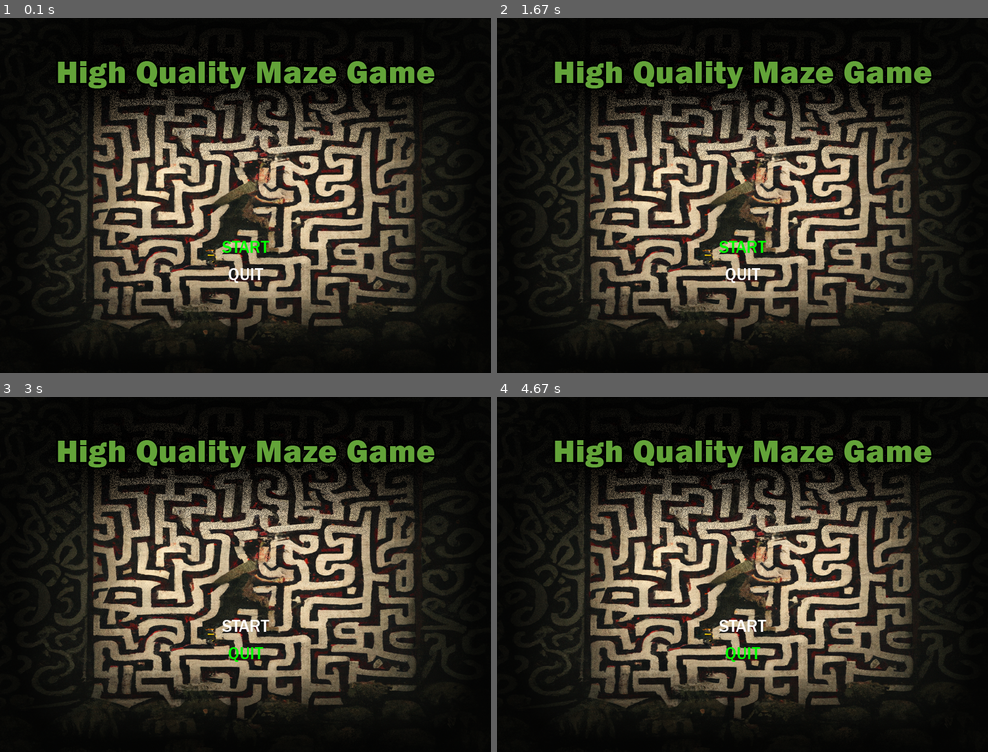
Above: before the commit, frames 1-4 (two rows, left to right).
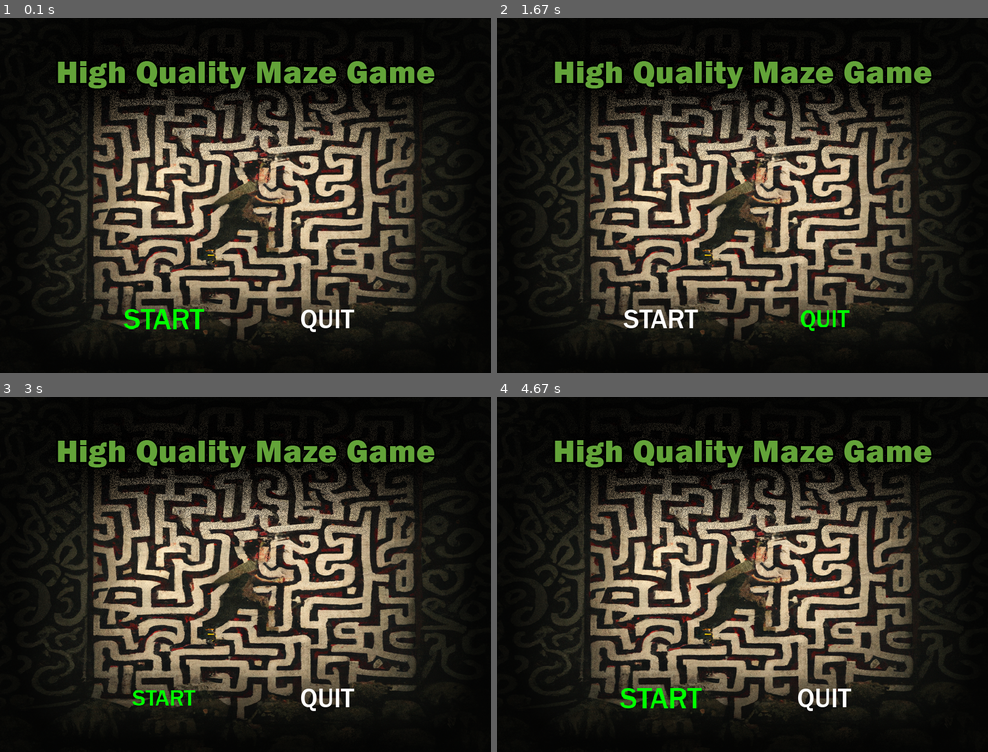
Above: after the commit, the same moments.

Repository: orokro/PyGame-Maze
Game: pygame game, started from PlayMazeGame.py
The game is run twice, just before and just after one commit, with the same random seed, the same clock (stepped at 60 frames per second) and the same inputs.
Inputs:
- Up to frame 1 (0.1 s): no input
- Up to frame 2 (1.67 s): tap Enter at 0.33 s; tap 3 at 0.67 s; tap 1 at 1 s; hold Right from 1.33 s (still down)
- Up to frame 3 (3 s): release Right at 1.8 s; hold Up 1.83-2.13 s; hold Right 2.17-2.63 s; hold Left from 2.67 s (still down)
- Up to frame 4 (4.67 s): release Left at 3.2 s; hold Down 3.23-3.53 s; hold Left 3.57-3.97 s; hold Up 4-4.37 s; hold Right from 4.4 s (still down)

The runs differ from the first frame. In frame 1, 1.0% of the frame differs, in the area x 25-73%, y 62-89%; in frame 2, 0.9%; in frame 3, 0.8%; in frame 4, 1.0%.

Commit message:
Makes START and QUIT animated on the Title Screen now. Mmm. Bouncy.

Diff:
--- a/Scene.py
+++ b/Scene.py
@@ -6,6 +6,12 @@
 	for the various Scenes in our project.
 
 	This Scene abstraction is unique to this project, and not part of pygame or anything.
+
+	NOTE:
+
+	This class is use more like an Interface than a base-class,
+
+	but we'll do some debug prints on some of methods, so not _just_ an Interface, etc.
 """
 
 # the Scene base class
--- a/SceneEnd.py
+++ b/SceneEnd.py
@@ -13,7 +13,7 @@
 # import Scene since we finna use that
 from Scene import Scene
 
-# Game screen scene
+# Game screen scene, extends Scene
 class EndScreen(Scene):
 
 	# constructor
--- a/SceneGame.py
+++ b/SceneGame.py
@@ -13,7 +13,7 @@
 # import Scene since we finna use that
 from Scene import Scene
 
-# Game screen scene
+# Game screen scene, extends Scene
 class GameScreen(Scene):
 
 	# constructor
--- a/SceneTitleScreen.py
+++ b/SceneTitleScreen.py
@@ -5,6 +5,13 @@
 	This file/module provides the scene to house our Title screen logic.
 
 	The class we export will extend the Scene base-class.
+
+	NOTE:
+
+	Currently the options selection is a bit crude. Only two options,
+	no support for pages (like if we wanted a settings page later), etc.
+
+	Works for now, however.
 """
 
 # we're gonna use pygame for our rendering, etc
@@ -16,7 +23,10 @@
 # enums for cleanliness
 from enum import Enum
 
-# Title screen scene
+# for dat sin curve. mmm nice
+import math
+
+# Title screen scene, extends Scene
 class TitleScreen(Scene):
 
 	# static enum for title screen option integers
@@ -33,15 +43,21 @@
 		# we'll hard code title in this file, we dont need to pass it in
 		super().__init__(game, win, "Title Screen")
 
+		# hard coded font size for menu text
+		self._menuTextFontSize = 50
+
 		# we will have two options on the title screen, this is the current one
 		self._selectedOption = TitleScreen.Options.START
 
+		# we will use this a
 		# set up pygame stuff we'll need for this scene
 		self._setupPygame()
 
 
 	# moves pygame related stuff out of constructor
 	def _setupPygame(self):
+		"""Initilizes the pygame objects we'll need for this scene
+		"""
 
 		# well load our just the picture for the title screen here, in this scene
 		self._images = {
@@ -58,14 +74,20 @@
 		pygame.font.init()
 
 		# set up our font and some rendered text
-		self._font = pygame.font.Font("./fonts/framd.ttf", 32)
+		self._font = pygame.font.Font("./fonts/framd.ttf", self._menuTextFontSize)
 
 		# make sure we render our text surfaces at least once on init, etc
 		self._renderOptionText()
 
+		# we'll save the initial canvas sizes of both of 'em so we can animate them in render later
+		self._txtStartInitialSize = (self._txtStart.get_width(), self._txtStart.get_height())
+		self._txtQuitInitialSize = (self._txtQuit.get_width(), self._txtQuit.get_height())
+
 
 	# renders the option text with updated colors whenever the options change, or on init
 	def _renderOptionText(self):
+		"""Renders text surfaces for our "START" and "QUIT" options
+		"""
 
 		# pick our two colors
 		startColor = self._colors["green"] if self._selectedOption==TitleScreen.Options.START else self._colors["white"]
@@ -115,7 +137,12 @@
 		for event in keyDownEventsThisFrame:
 
 			# check if key was up or down, since we only have two options we can just toggle the option
-			if(event.key==pygame.K_UP or event.key==pygame.K_DOWN):
+			# actually, any of the arrow keys TBH
+			if (
+				event.key==pygame.K_UP
+				or event.key==pygame.K_DOWN
+				or event.key==pygame.K_LEFT
+				or event.key==pygame.K_RIGHT):
 
 				# simple ternary toggle
 				self._selectedOption = TitleScreen.Options.QUIT if (self._selectedOption==TitleScreen.Options.START) else TitleScreen.Options.START
@@ -126,12 +153,17 @@
 			# if enter/return was pressed, do whatever option we have currently selected
 			if(event.key==pygame.K_RETURN or event.key==pygame.K_KP_ENTER):
 
-				# justt call our select option method with whatever one we currently have in our class
+				# just call our select option method with whatever one we currently have in our class
 				self._selectOption(self._selectedOption)
 
 
 	# selets one of t he options on the title screen
 	def _selectOption(self, option):
+		"""Selets one of the title screen options & does the correct corresponding action
+
+		Args:
+			option (TitleScreen.Option): The enum for which option to pick & act on
+		"""
 
 		# handle corresponding option
 		if(option==TitleScreen.Options.START):
@@ -153,6 +185,35 @@
 		self._checkKeys()
 
 
+	# fugly function to scale the currenty selected text on a sine curve. mmmm B O U N C Y mmm
+	def _scaleTextOnOnSineCurve(self):
+		"""Scales both our txtStart and txtQuit based on which is selected, on a nice sine curve
+
+		Returns:
+			Dictionary: a dict containing both images for rendering
+		"""
+		# use sine curve with time elapsed as theta, to get some fraction to multiply by
+		timeElapsed = pygame.time.get_ticks() * 0.01
+		scaleAmountFloat = 1.0 + (math.sin(timeElapsed) * 0.15)
+		if(self._selectedOption==TitleScreen.Options.START):
+
+			# return just start scaled
+			newSize = (self._txtStartInitialSize[0]*scaleAmountFloat, self._txtStartInitialSize[1] * scaleAmountFloat )
+			return {
+				"txtStart": pygame.transform.scale(self._txtStart, newSize),
+				"txtQuit": self._txtQuit
+			}
+
+		else:
+
+			# return just end scaled
+			newSize = (self._txtQuitInitialSize[0]*scaleAmountFloat, self._txtQuitInitialSize[1] * scaleAmountFloat )
+			return {
+				"txtStart": self._txtStart,
+				"txtQuit": pygame.transform.scale(self._txtQuit, newSize)
+			}
+
+
 	# method for rendering scene
 	def render(self):
 		"""Render method for pygame schizz
@@ -167,12 +228,17 @@
 		# draw our background of the title screen
 		win.blit(self._images["bg"], (0, 0))
 
-		# copy text to screen
-		startPos = ((win.get_width() // 2) - (self._txtStart.get_width() // 2), 400)
-		win.blit(self._txtStart, startPos)
-
-		quitPos = ((win.get_width() // 2) - (self._txtQuit.get_width() // 2), 450)
-		win.blit(self._txtQuit, quitPos)
+		# get approrpriately scaled texts
+		scaledTexts = self._scaleTextOnOnSineCurve()
+
+		# copy text to screen, centered on a point
+		txtStart = scaledTexts["txtStart"]
+		startPos = ((win.get_width() // 3) - (txtStart.get_width() // 2), 550 - (txtStart.get_height() // 2))
+		win.blit(txtStart, startPos)
+
+		txtQuit = scaledTexts["txtQuit"]
+		quitPos = ((win.get_width() // 3) * 2 - (txtQuit.get_width() // 2), 550 - (txtQuit.get_height() // 2))
+		win.blit(txtQuit, quitPos)
 
 		# update the display
 		pygame.display.update()
